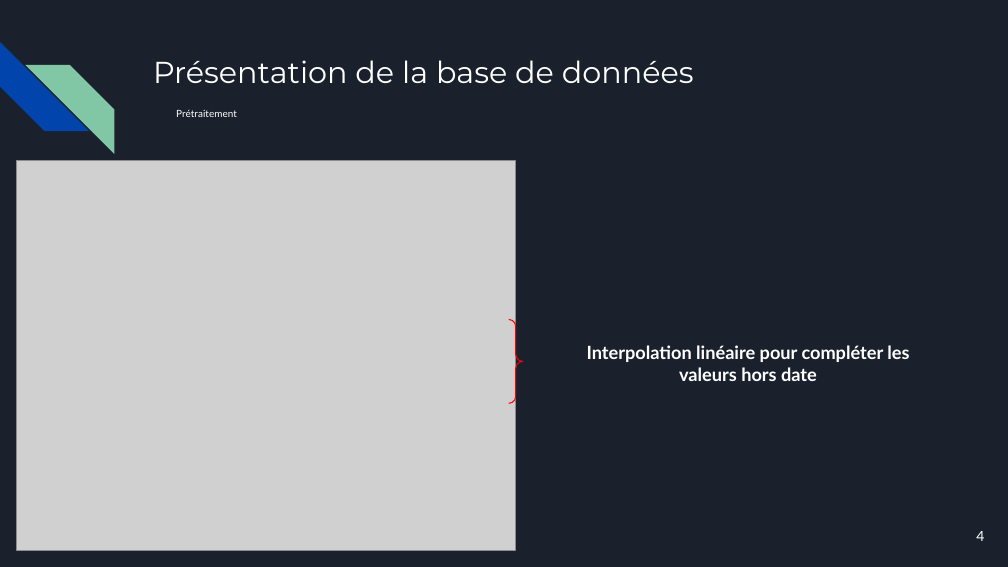
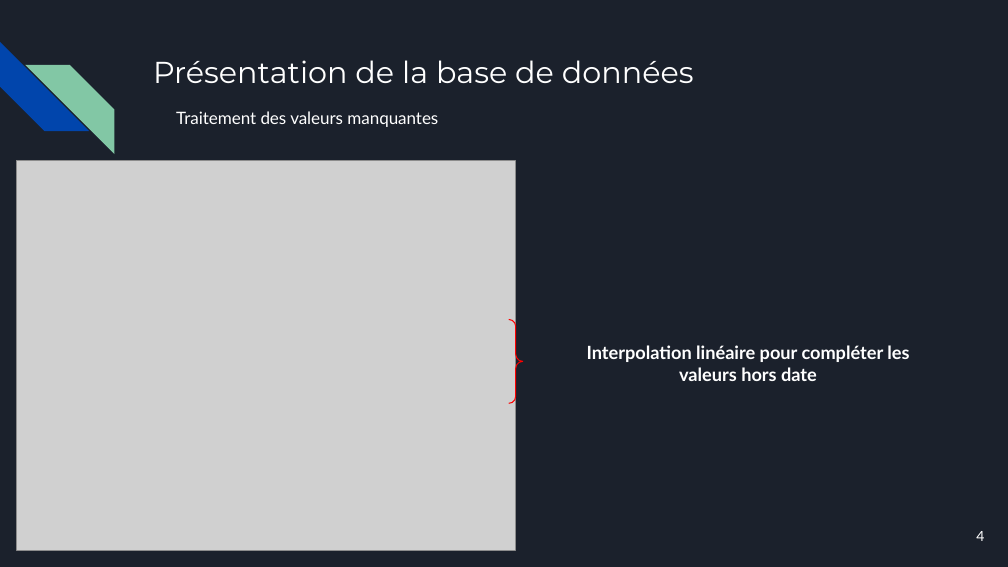
Before and after one commit to Papushkado/Real-Estate-predictions, a slide deck: slide 4 of Machine_Learning_ISUP.pptx. Drawn at 1008x567 pixels with LibreOffice and Linux fonts; fonts in the diff are those of the drawing; grey boxes stand for pictures. Boxes give left, top, right and bottom in pixels: in the first picture for what was removed or moved away, otherwise in the second. Text is boxed around its words. In the diff, an @@ line names an element or a change of style, - is before the commit and + after.

```diff
--- a/Machine_Learning_ISUP.pptx
+++ b/Machine_Learning_ISUP.pptx
@@ text at (176, 111, 438, 127): text changed; size 7.2 to 12.2 pt @@
-Prétraitement
+Traitement des valeurs manquantes
```
Also in this commit, not shown: 2 other slides changed, 3 slides added, 1 slide removed, 1 other file.
